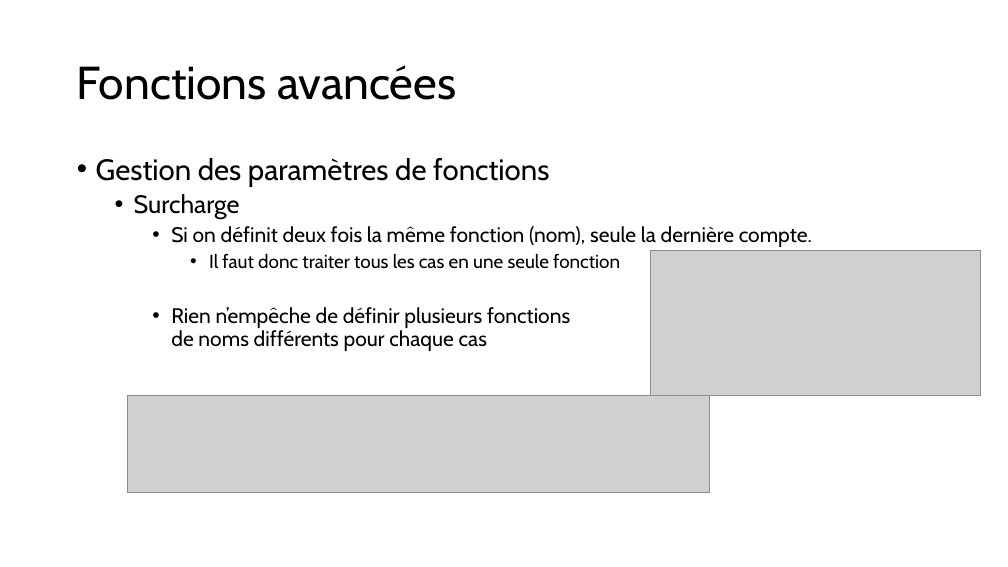
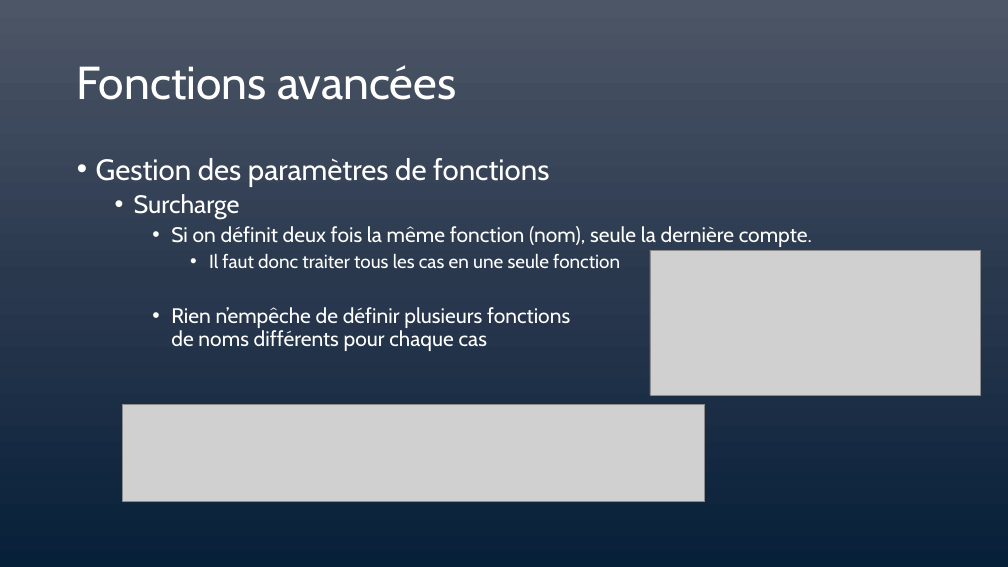
Before and after one commit to LJKhnor/chapitre-8, a slide deck: slide 10 of Chapitre 8.pptx. Drawn at 1008x567 pixels with LibreOffice and Linux fonts; fonts in the diff are those of the drawing; grey boxes stand for pictures. Boxes give left, top, right and bottom in pixels: in the first picture for what was removed or moved away, otherwise in the second. Text is boxed around its words. In the diff, an @@ line names an element or a change of style, - is before the commit and + after.

```diff
--- a/Chapitre 8.pptx
+++ b/Chapitre 8.pptx
@@ background #FFFFFF to gradient #4D5667 to #2B394F to #072139 @@
@@ title "Fonctions avancées" at [77,65,456,100]: text colour #000000 to #FFFFFF @@
@@ text "Gestion des paramètres de fonctions" at [96,158,812,351]: text colour #000000 to #FFFFFF @@
@@ picture: place and size @@
-picture at [128,395,710,492]
+picture at [123,404,705,501]
```
Also in this commit, not shown: 24 other slides changed, 2 slides added, 2 slides removed, 1 other file.
